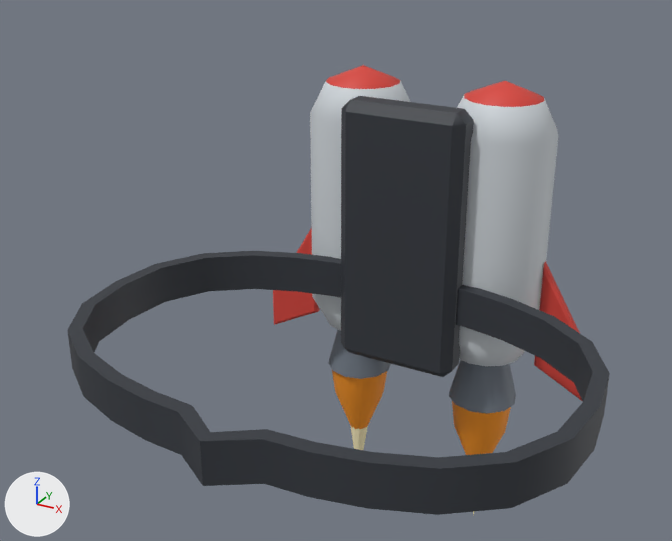
Two versions of the FBX model Overbooked/arte/accesorios/Jetpack.fbx, one commit apart.
Both versions are drawn from a 50 mm camera at (0.842, -1.583, 1.634) aimed at (-0.06, 0.057, 0.814). The lights are fixed; the arrows at lower left show +X, +Y and +Z. The older version comes first.

Objects in the first picture: 'Jetpack'.
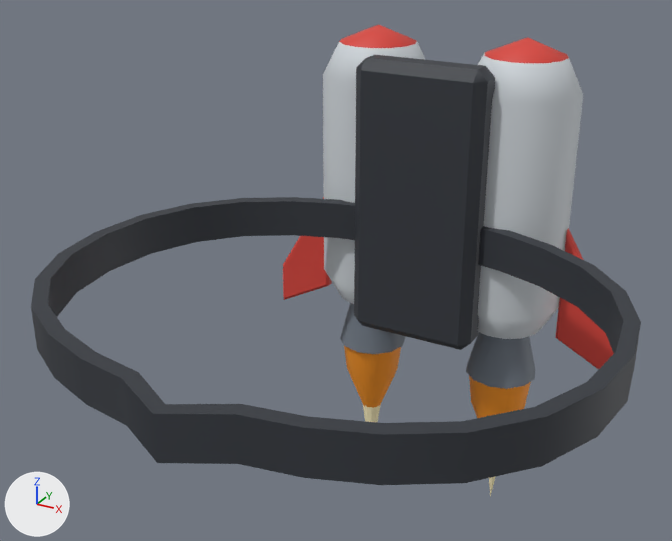
Pixel boxes (x1, y1, x2, y2) of what changed, in the pictures (672 x 541 px; the box of a moved part takes in the faces that stretch with it):
'Jetpack', reshaped (12% wider): before (67, 65, 610, 516); after (31, 25, 641, 497)
part 1 of me_jetpack, moved or reshaped: before (310, 65, 411, 331); after (323, 25, 426, 304)
part 2 of me_jetpack, moved or reshaped: before (328, 330, 391, 379); after (340, 303, 405, 354)
part 3 of me_jetpack, moved or reshaped: before (332, 370, 387, 429); after (344, 346, 401, 408)
part 4 of me_jetpack, moved or reshaped: before (273, 228, 320, 325); after (283, 197, 332, 300)
part 5 of me_jetpack, moved or reshaped: before (457, 81, 558, 366); after (478, 37, 583, 339)
part 6 of me_jetpack, moved or reshaped: before (449, 360, 516, 414); after (466, 332, 535, 389)
part 7 of me_jetpack, moved or reshaped: before (452, 401, 511, 455); after (469, 375, 531, 418)
part 8 of me_jetpack, moved or reshaped: before (534, 262, 582, 401); after (555, 228, 614, 370)
part 9 of me_jetpack, moved or reshaped: before (67, 96, 610, 516); after (31, 55, 641, 497)

The change, as a list of edits to the scene's bpy script:
```text
Change me_jetpack:
    used by ob_jetpack; location = (0.0, 0.0, 0.0)
    remove me_jetpack.from_pydata(...)  # 448 vertices, 442 faces; spans x -0.565..0.565, y -0.53..0.53, z 0.0..1.19
    add me_jetpack.from_pydata(...)  # 448 vertices, 442 faces; spans x -0.61..0.61, y -0.64..0.64, z 0.0..1.27
    me_jetpack part 1: the loose piece of 58 vertices spanning x -0.304..-0.05, y 0.277..0.53, z 0.494..1.19 is multiplied about its middle by the matrix ((1.065, 0.0, 0.0), (0.0, 1.072, 0.0), (0.0, 0.0, 1.067)), then moved by (-0.012, 0.101, 0.057)
    me_jetpack part 2: the loose piece of 36 vertices spanning x -0.263..-0.09, y 0.318..0.49, z 0.374..0.501 is scaled about its middle by 1.07, then moved by (-0.012, 0.101, 0.029)
    me_jetpack part 3: the loose piece of 25 vertices spanning x -0.256..-0.098, y 0.325..0.482, z 0.12..0.382 is scaled about its middle by 1.07, then moved by (-0.012, 0.101, 0.017)
    me_jetpack part 4: the loose piece of 16 vertices spanning x -0.447..-0.305, y 0.391..0.417, z 0.434..0.778 is scaled about its middle by 1.07, then moved by (-0.025, 0.101, 0.041)
    me_jetpack part 5: the loose piece of 58 vertices spanning x 0.05..0.304, y 0.277..0.53, z 0.494..1.19 is multiplied about its middle by the matrix ((1.065, 0.0, 0.0), (0.0, 1.072, 0.0), (0.0, 0.0, 1.067)), then moved by (0.012, 0.101, 0.057)
    me_jetpack part 6: the loose piece of 36 vertices spanning x 0.09..0.263, y 0.318..0.49, z 0.374..0.501 is scaled about its middle by 1.07, then moved by (0.012, 0.101, 0.029)
    me_jetpack part 7: the loose piece of 25 vertices spanning x 0.098..0.256, y 0.325..0.482, z 0.12..0.382 is scaled about its middle by 1.07, then moved by (0.012, 0.101, 0.017)
    me_jetpack part 8: the loose piece of 16 vertices spanning x 0.305..0.447, y 0.391..0.417, z 0.434..0.778 is scaled about its middle by 1.07, then moved by (0.025, 0.101, 0.041)
    me_jetpack part 9: 178 of 448 vertices moved; they spanned x -0.565..0.565, y -0.53..0.452, z 0.0..1.145 and now span x -0.61..0.61, y -0.64..0.556, z 0.0..1.222; mean shift (0.0, 0.036, 0.085); largest move (0.0, -0.53, 0.737) -> (0.0, -0.64, 0.853)
```
